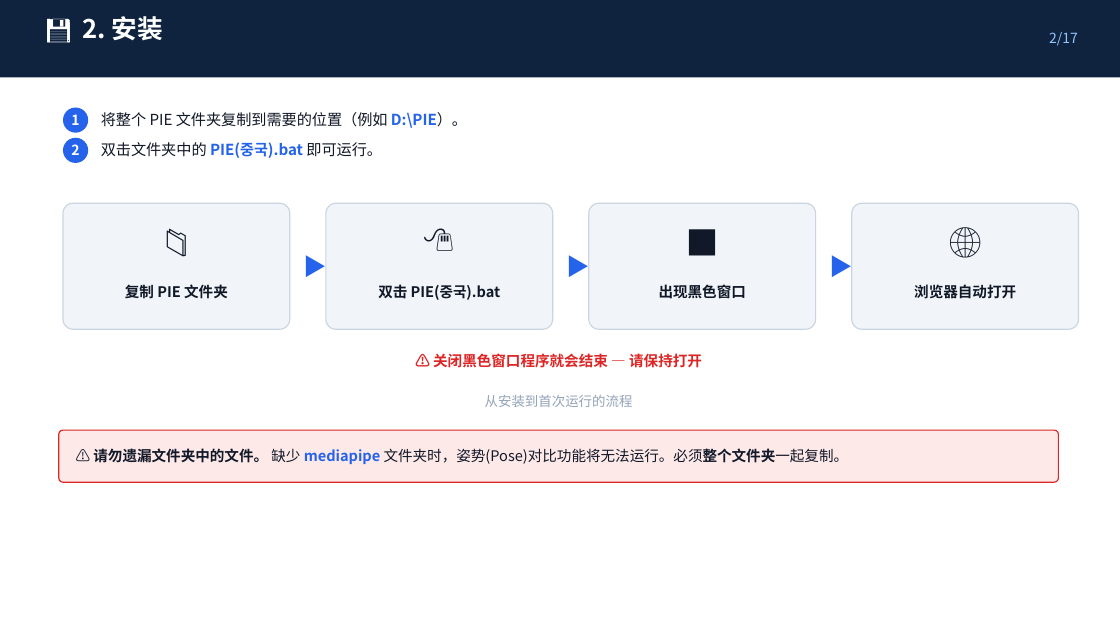
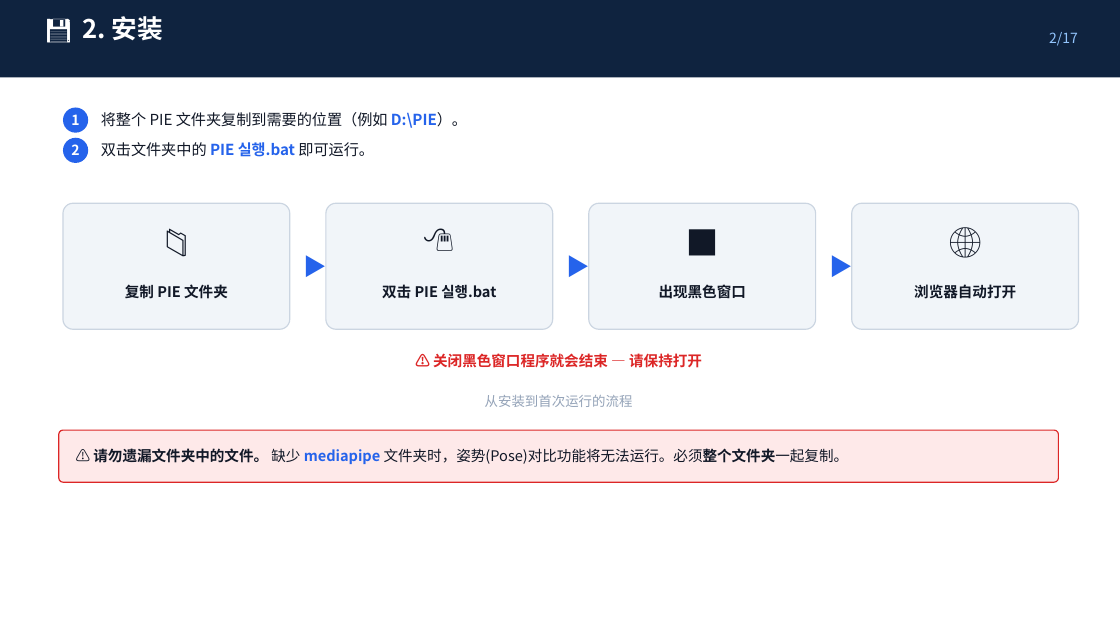
Before and after one commit to lovekhl83-stack/pie-work-analysis-cn, a slide deck: slide 5 of PIE_가이드_中文.pptx. Drawn at 1120x630 pixels with LibreOffice and Linux fonts; fonts in the diff are those of the drawing. Boxes give left, top, right and bottom in pixels: in the first picture for what was removed or moved away, otherwise in the second. Text is boxed around its words. In the diff, an @@ line names an element or a change of style, - is before the commit and + after.

```diff
--- a/PIE_가이드_中文.pptx
+++ b/PIE_가이드_中文.pptx
@@ text at bbox=[101, 142, 374, 157]: text changed @@
-双击文件夹中的 PIE(중국).bat 即可运行。
+双击文件夹中的 PIE 실행.bat 即可运行。
@@ text at bbox=[382, 284, 496, 299]: text changed @@
-双击 PIE(중국).bat
+双击 PIE 실행.bat
```
Also in this commit, not shown: 2 other slides changed, 13 other files.
